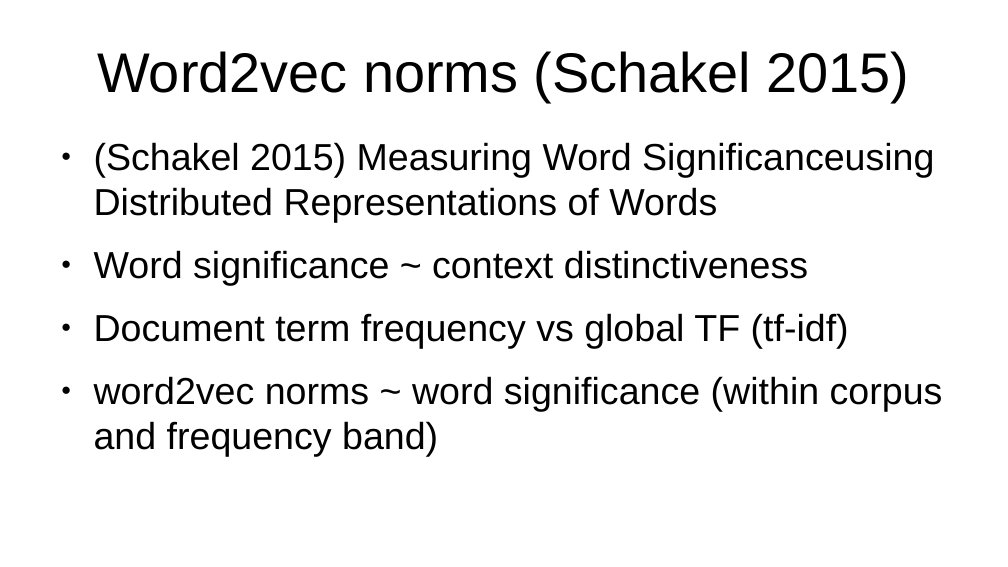
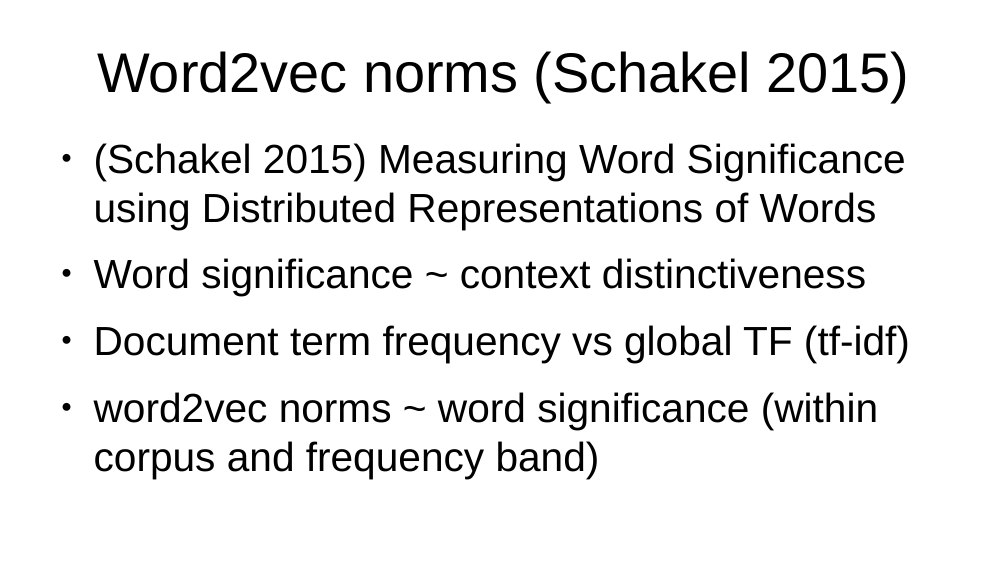
Before and after one commit to vackosar/fasttext-vector-norms-and-oov-words, a slide deck: slide 4 of presentation.odp. Drawn at 1008x567 pixels with LibreOffice and Linux fonts; fonts in the diff are those of the drawing. Boxes give left, top, right and bottom in pixels: in the first picture for what was removed or moved away, otherwise in the second. Text is boxed around its words. In the diff, an @@ line names an element or a change of style, - is before the commit and + after.

```diff
--- a/presentation.odp
+++ b/presentation.odp
@@ text at <box>94,143,906,229</box>: text changed; size 29.6 to 32 pt @@
-● (Schakel 2015) Measuring Word Significanceusing Distributed Representations of Words
+● (Schakel 2015) Measuring Word Significance using Distributed Representations of Words
@@ text at <box>94,258,910,478</box>: size 29.6 to 32 pt in "Word significance ~ context distinctiveness", "Document term frequency vs global TF (tf-idf)", "word2vec norms ~ word significance (within corpus ..." @@
```
Also in this commit, not shown: 4 other slides changed.
